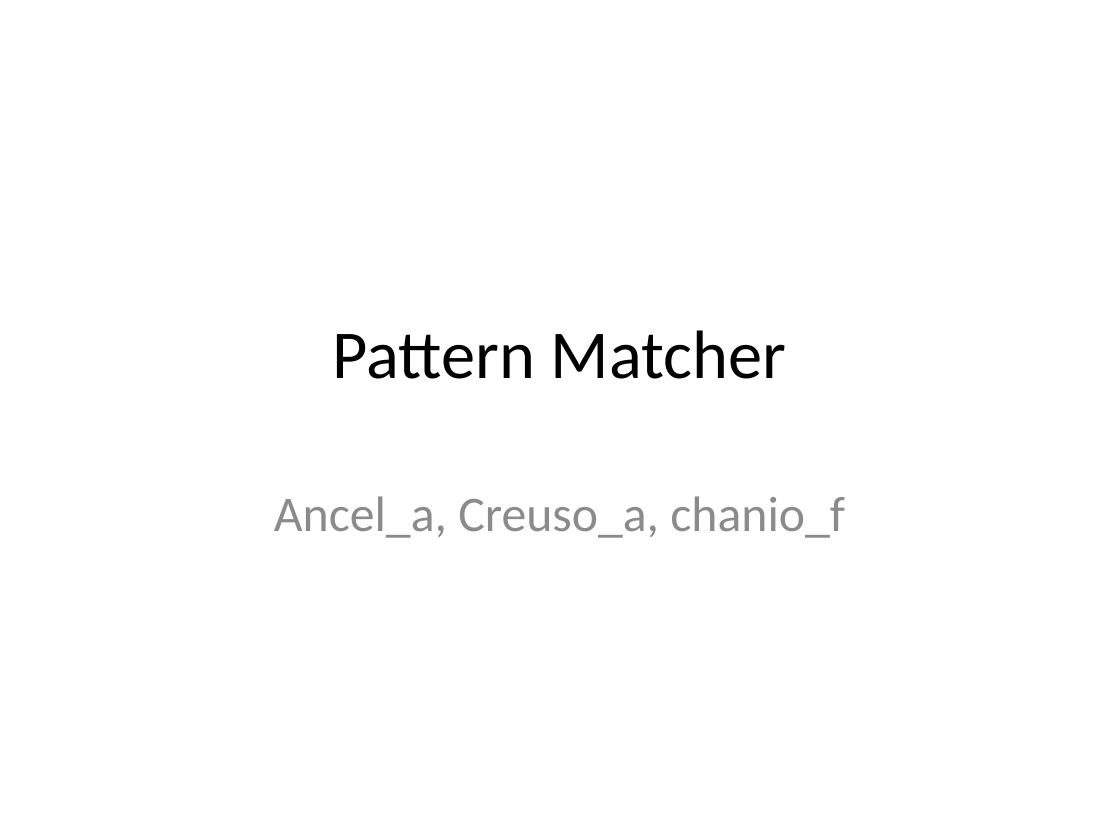
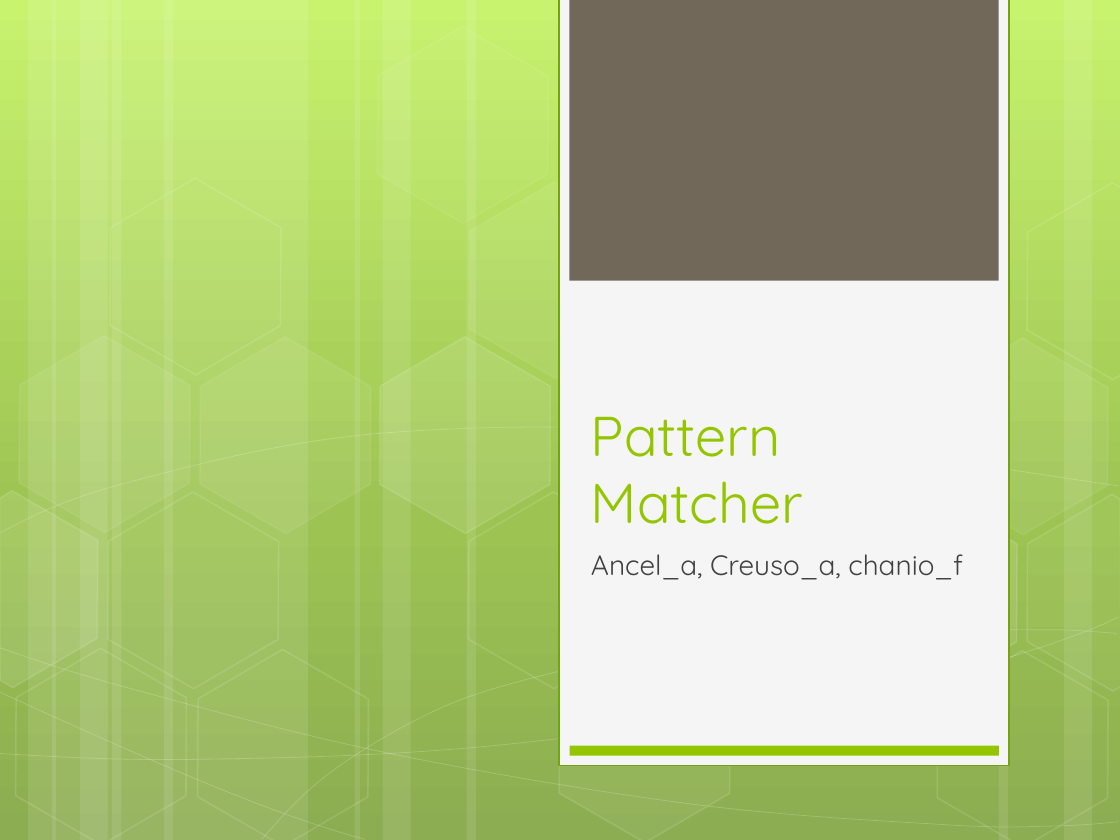
Before and after one commit to Surogate/ai-playground, a slide deck: slide 1 of Pattern Matcher.pptx. Drawn at 1120x840 pixels with LibreOffice and Linux fonts; fonts in the diff are those of the drawing. Boxes give left, top, right and bottom in pixels: in the first picture for what was removed or moved away, otherwise in the second. Text is boxed around its words. In the diff, an @@ line names an element or a change of style, - is before the commit and + after.

```diff
--- a/Pattern Matcher.pptx
+++ b/Pattern Matcher.pptx
@@ background #FFFFFF to gradient #C3F35F to #93BF3F to #81A53E @@
@@ rectangle added at <box>559,0,1009,766</box>, fill #F5F5F5, outline #74A510 1.25 pt @@
@@ rectangle added at <box>569,0,998,281</box>, fill #71685A @@
@@ group added at <box>0,0,1120,840</box>: 14 hexagons, 12 rectangles, 8 freeform shapes @@
@@ title "Pattern Matcher": place and size @@
-title "Pattern Matcher" at <box>333,330,786,379</box>
+title "Pattern Matcher" at <box>591,416,803,524</box>
@@ title "Pattern Matcher" at <box>591,416,803,524</box>: size 44 to 36 pt, font Calibri to Quicksand, text colour #000000 to #94C600; alignment centre to left; vertical alignment middle to bottom @@
@@ subtitle "Ancel_a, Creuso_a, chanio_f": place and size @@
-subtitle "Ancel_a, Creuso_a, chanio_f" at <box>274,496,845,538</box>
+subtitle "Ancel_a, Creuso_a, chanio_f" at <box>591,554,962,580</box>
@@ subtitle "Ancel_a, Creuso_a, chanio_f" at <box>591,554,962,580</box>: size 32 to 18 pt, font Calibri to Quicksand, text colour #8C8C8C to #424242; alignment centre to left; less space between paragraphs @@
@@ rectangle added at <box>570,746,999,756</box>, fill #94C600 @@
```
Also in this commit, not shown: 7 other slides changed, 5 other files.
